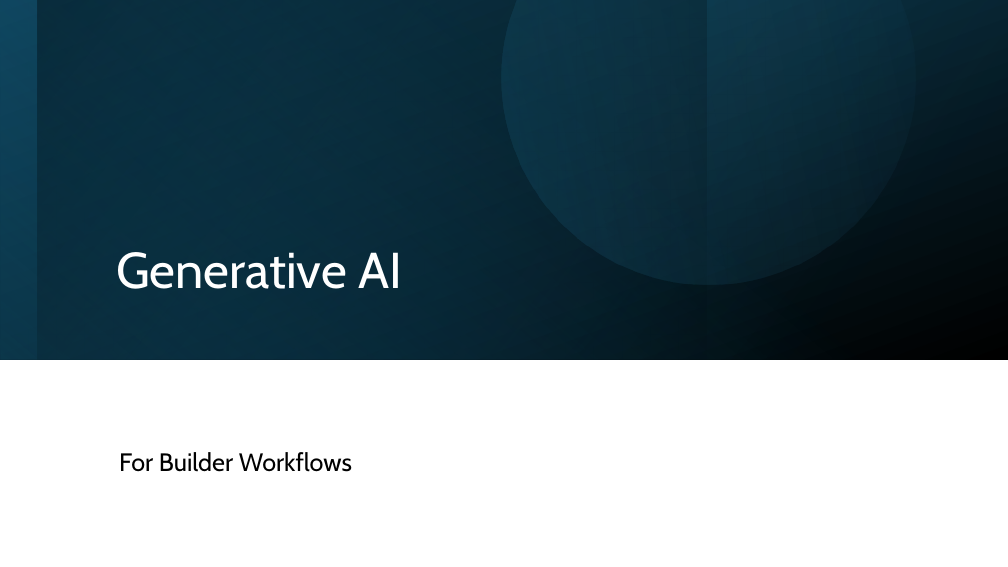
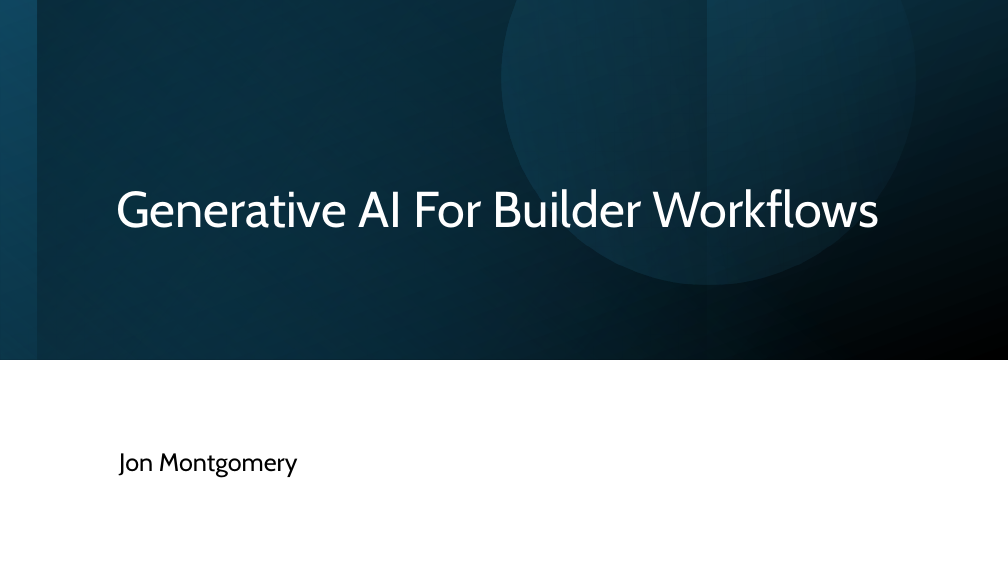
Before and after one commit to jonmontg/lambda-demo, a slide deck: slide 1 of presentation/Presentation.pptx. Drawn at 1008x567 pixels with LibreOffice and Linux fonts; fonts in the diff are those of the drawing. Boxes give left, top, right and bottom in pixels: in the first picture for what was removed or moved away, otherwise in the second. Text is boxed around its words. In the diff, an @@ line names an element or a change of style, - is before the commit and + after.

```diff
--- a/presentation/Presentation.pptx
+++ b/presentation/Presentation.pptx
@@ title at (116, 189, 880, 228): text changed @@
-Generative AI
+Generative AI For Builder Workflows
@@ subtitle at (119, 453, 298, 477): text changed @@
-For Builder Workflows
+Jon Montgomery
```
Also in this commit, not shown: 2 other slides changed, 1 slide added, 1 slide removed, 2 other files.
